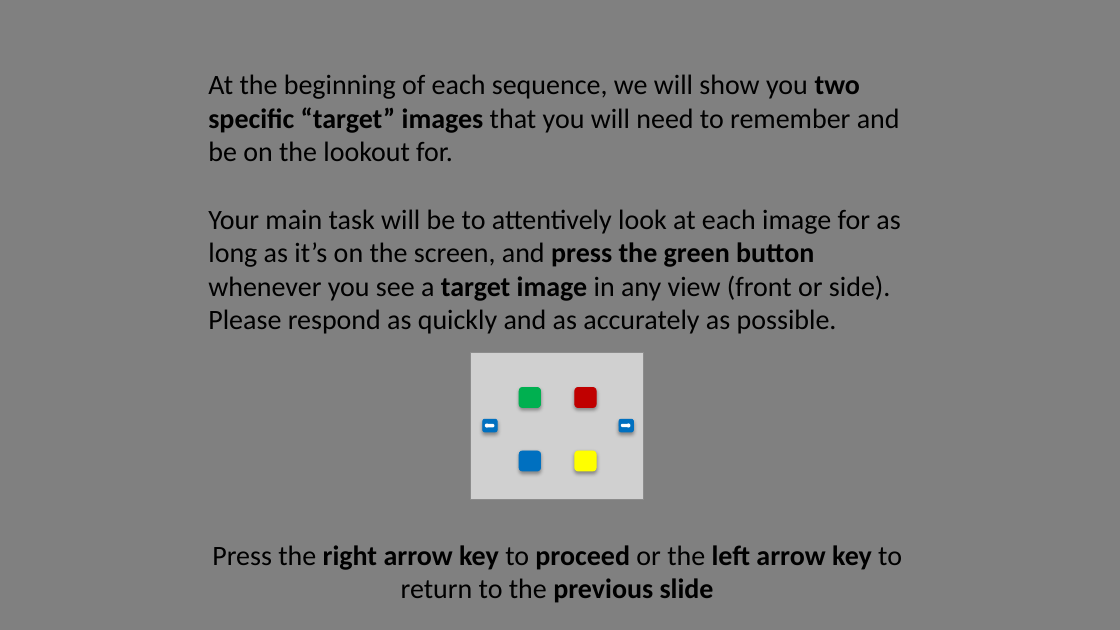
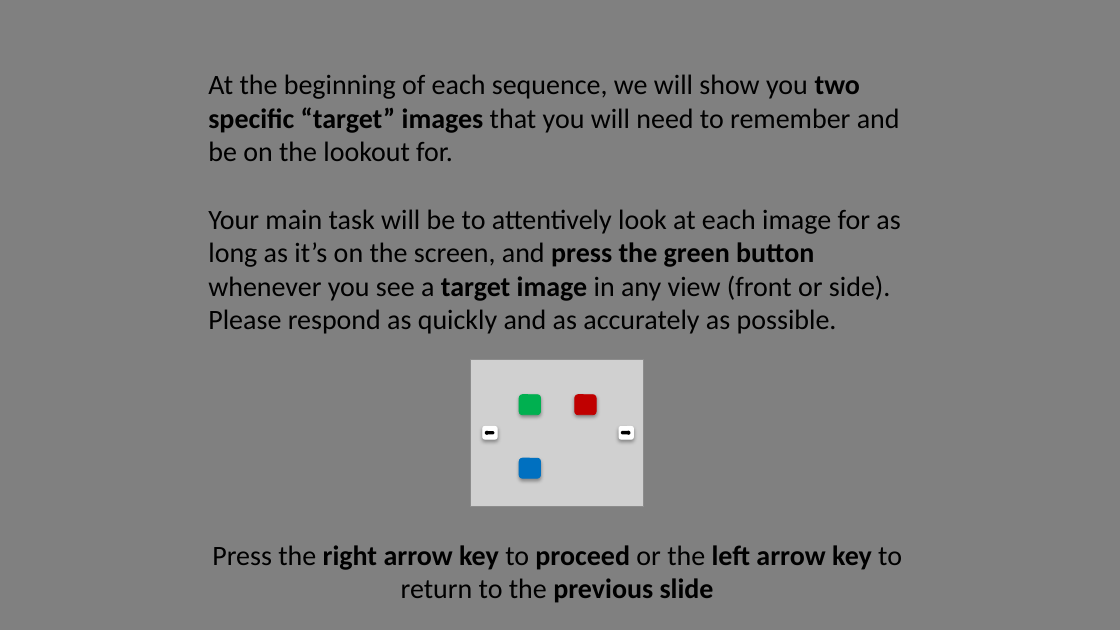
Before and after one commit to NCCLabMPI/Reconstructed_time_experiment, a slide deck: slide 3 of instructions/Instructions.pptx. Drawn at 1120x630 pixels with LibreOffice and Linux fonts; fonts in the diff are those of the drawing; grey boxes stand for pictures. Boxes give left, top, right and bottom in pixels: in the first picture for what was removed or moved away, otherwise in the second. Text is boxed around its words. In the diff, an @@ line names an element or a change of style, - is before the commit and + after.

```diff
--- a/instructions/Instructions.pptx
+++ b/instructions/Instructions.pptx
@@ picture: place and size @@
-picture at [471,353,644,500]
+picture at [471,360,644,507]
@@ rounded rectangle at [483,427,497,439]: fill #0070C0 to #FFFFFF; outline #0070C0 0.75 pt to #FFFFFF 0.75 pt @@
@@ right arrow at [486,432,493,434]: fill #FFFFFF to #000000; outline #FFFFFF 2 pt to #000000 2 pt @@
@@ rounded rectangle at [619,427,634,439]: fill #0070C0 to #FFFFFF; outline #0070C0 0.75 pt to #FFFFFF 0.75 pt @@
@@ 4 rounded rectangles, 2 right arrows: place and size @@
-4 rounded rectangles, 2 right arrows at [483,387,634,432]
+4 rounded rectangles, 2 right arrows at [483,395,634,439]
@@ right arrow at [622,432,629,434]: fill #FFFFFF to #000000; outline #FFFFFF 2 pt to #000000 2 pt @@
@@ rounded rectangle: place and size @@
-rounded rectangle at [519,451,540,471]
+rounded rectangle at [519,458,540,478]
@@ rounded rectangle removed at [575,451,596,471] @@
```
Also in this commit, not shown: 3 other slides changed, 19 other files.
